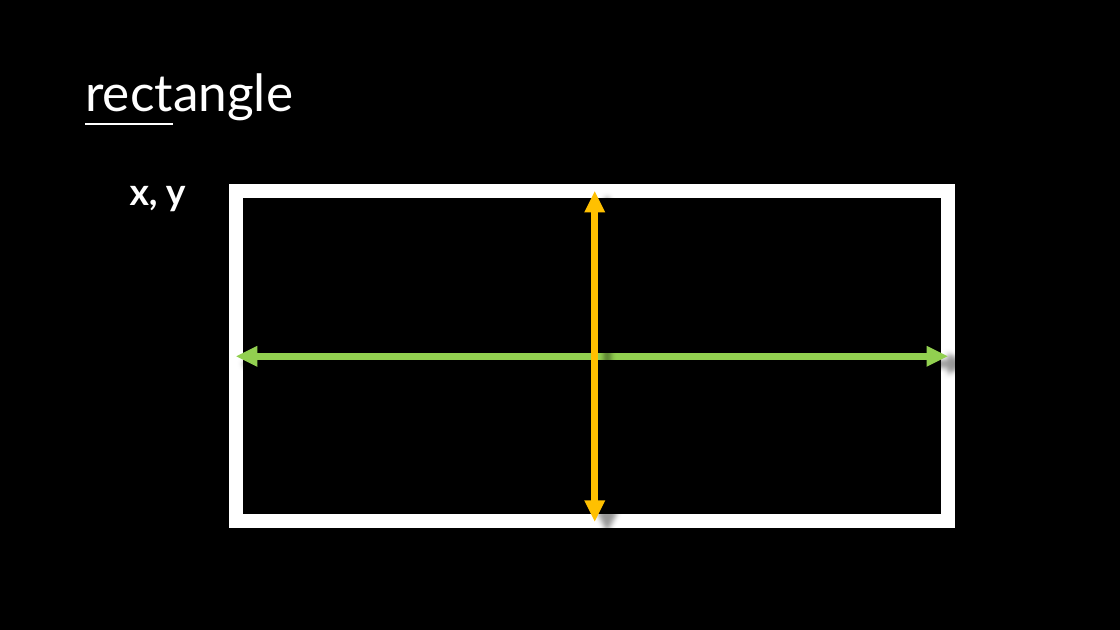
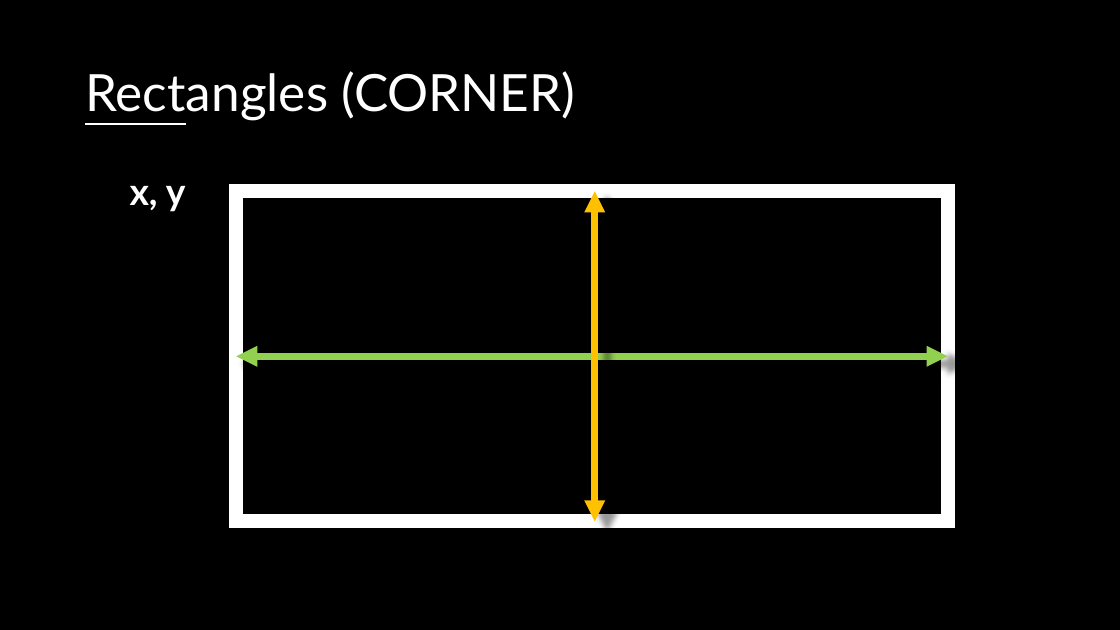
Before and after one commit to crhallberg/IMM120, a slide deck: slide 20 of Presentations/2018-09-11 - Drawing on a Screen.pptx (slide 11 before the commit). Drawn at 1120x630 pixels with LibreOffice and Linux fonts; fonts in the diff are those of the drawing. Boxes give left, top, right and bottom in pixels: in the first picture for what was removed or moved away, otherwise in the second. Text is boxed around its words. In the diff, an @@ line names an element or a change of style, - is before the commit and + after.

```diff
--- a/Presentations/2018-09-11 - Drawing on a Screen.pptx
+++ b/Presentations/2018-09-11 - Drawing on a Screen.pptx
@@ title at bbox=[85, 71, 575, 120]: text changed @@
-rectangle
+Rectangles (CORNER)
```
Also in this commit, not shown: 11 other slides changed, 35 slides added, 3 slides removed, 8 other files.
